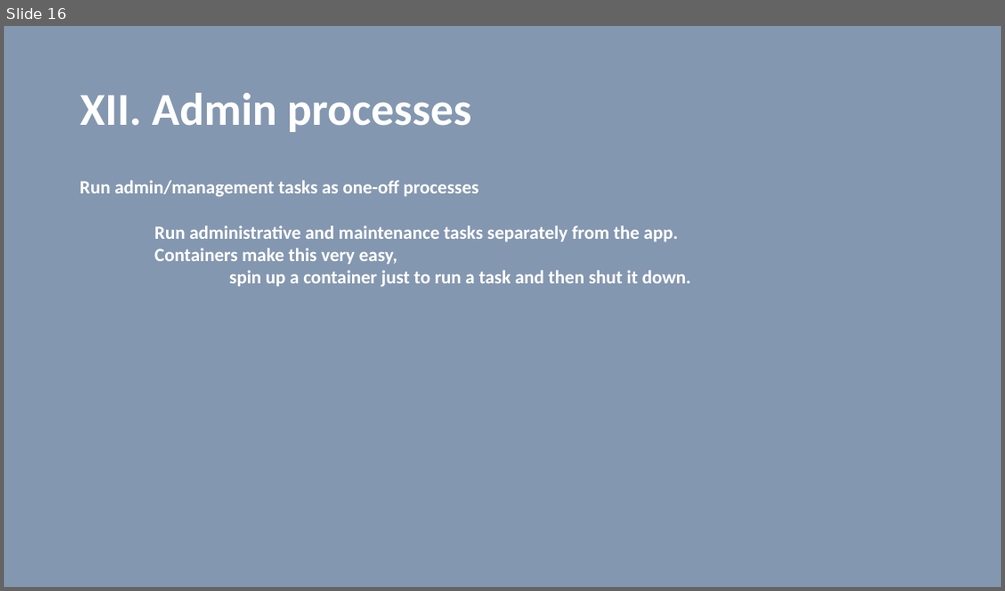
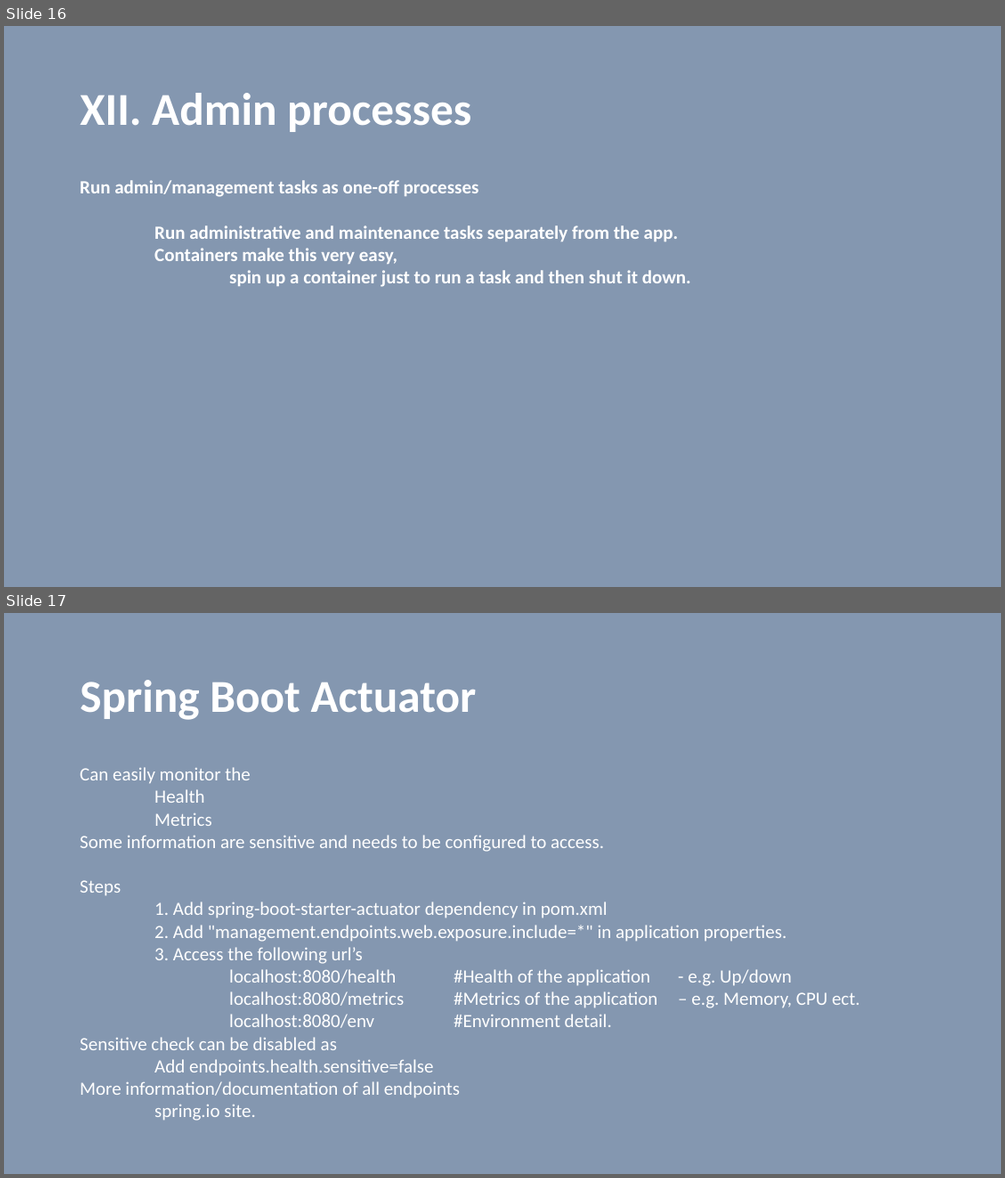
Before and after one commit to vilasvarghese/microservices, a slide deck: training/day2/Day2.pptx. Shown one above the other, each under a label of ours: slide 16 before the commit, slides 16 and 17 after it. The pictures are 1005x591 and 1005x1178 pixels, drawn with LibreOffice and Linux fonts; fonts in the diff are those of the drawing. Boxes give left, top, right and bottom in pixels: in the first picture for what was removed or moved away, otherwise in the second. Text is boxed around its words. In the diff, an @@ line names an element or a change of style, - is before the commit and + after.

```diff
--- a/training/day2/Day2.pptx
+++ b/training/day2/Day2.pptx
@@ slide 17 added at [4, 613, 1001, 1174], background #8497B0 @@
@@ title added at [80, 680, 477, 720], 44 pt, text #FFFFFF, bold @@
+Spring Boot Actuator
@@ text added at [80, 767, 860, 1120], 18 pt, text #FFFFFF @@
+Can easily monitor the
+Health
+Metrics
+Some information are sensitive and needs to be configured to access.
+Steps
+1. Add spring-boot-starter-actuator dependency in pom.xml
+2. Add "management.endpoints.web.exposure.include=*" in application properties.
+3. Access the following url’s
+localhost:8080/health #Health of the application - e.g. Up/down
+localhost:8080/metrics #Metrics of the application – e.g. Memory, CPU ect.
+localhost:8080/env #Environment detail.
+Sensitive check can be disabled as
+Add endpoints.health.sensitive=false
+More information/documentation of all endpoints
+spring.io site.
```
Also in this commit, not shown: 2 slides changed, 13 slides removed, 2 other files.
